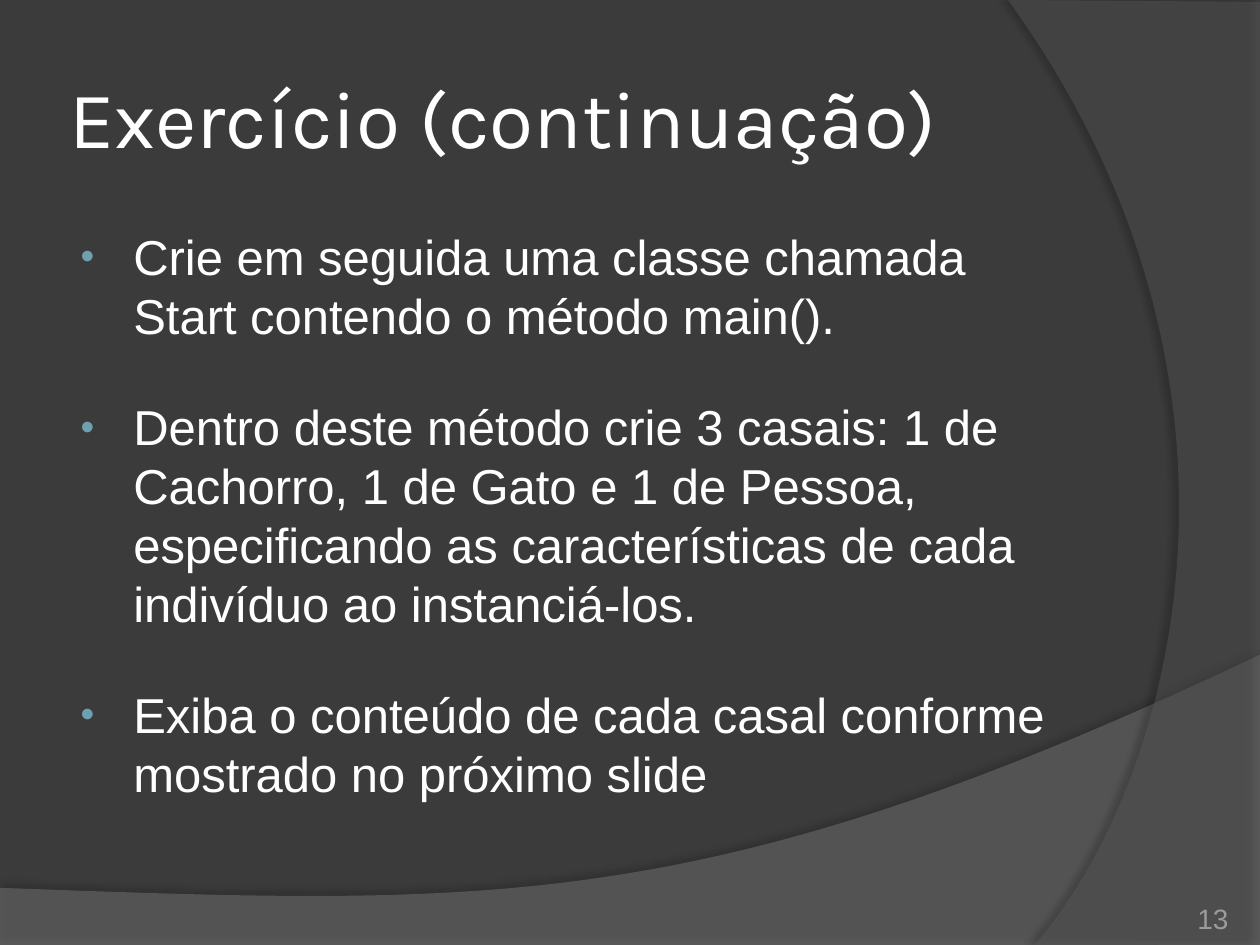
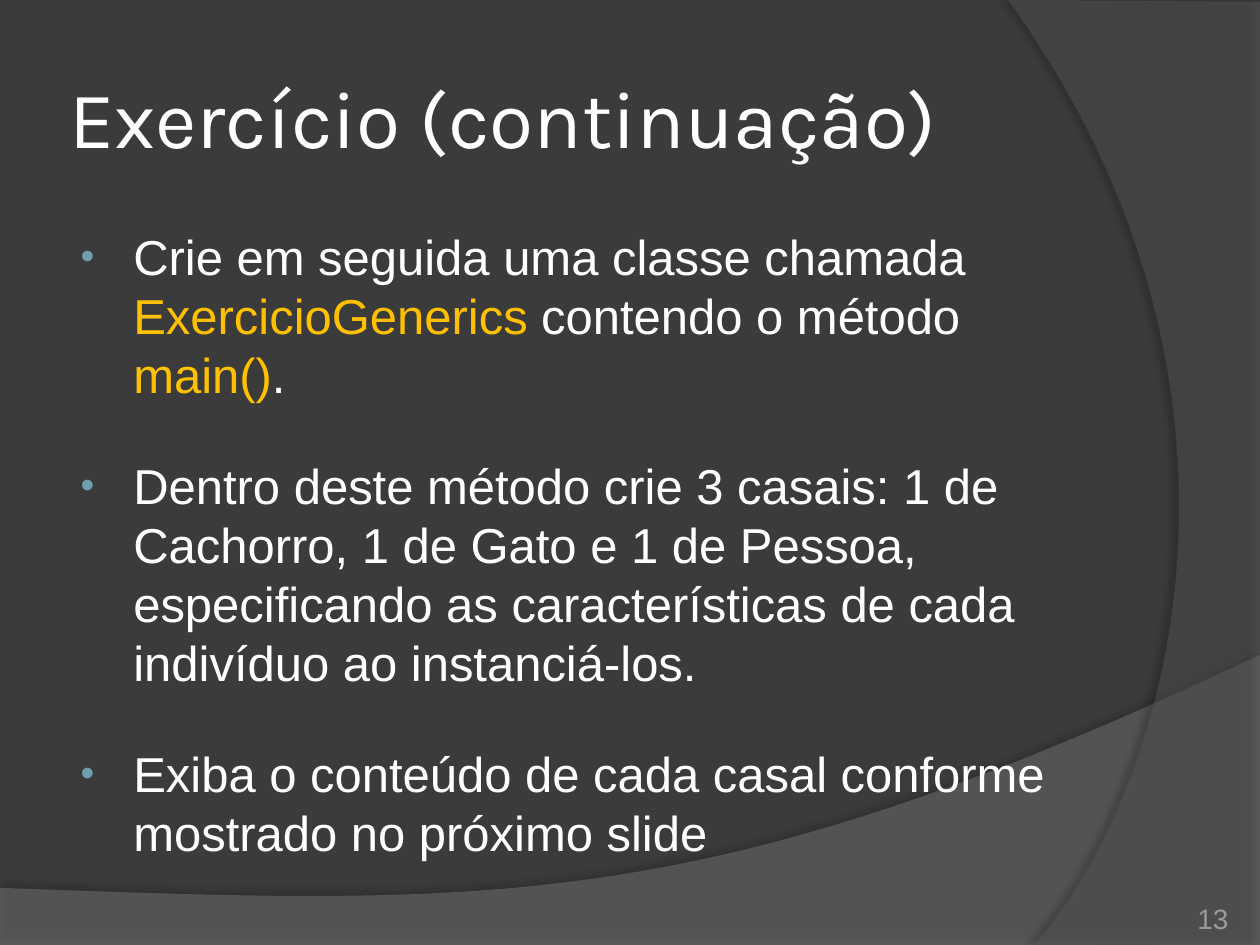
Before and after one commit to duchesqui/slzvieira-training, a slide deck: slide 13 of 2-Java-Programmer-Modulo-II/08.Capitulo02.pptx. Drawn at 1260x945 pixels with LibreOffice and Linux fonts; fonts in the diff are those of the drawing. Boxes give left, top, right and bottom in pixels: in the first picture for what was removed or moved away, otherwise in the second. Text is boxed around its words. In the diff, an @@ line names an element or a change of style, - is before the commit and + after.

```diff
--- a/2-Java-Programmer-Modulo-II/08.Capitulo02.pptx
+++ b/2-Java-Programmer-Modulo-II/08.Capitulo02.pptx
@@ text at (133, 239, 965, 403): text changed @@
-• Crie em seguida uma classe chamada Start contendo o método main().
+• Crie em seguida uma classe chamada ExercicioGenerics contendo o método main().
```
Also in this commit, not shown: 1 other slide changed, 3 other files.
